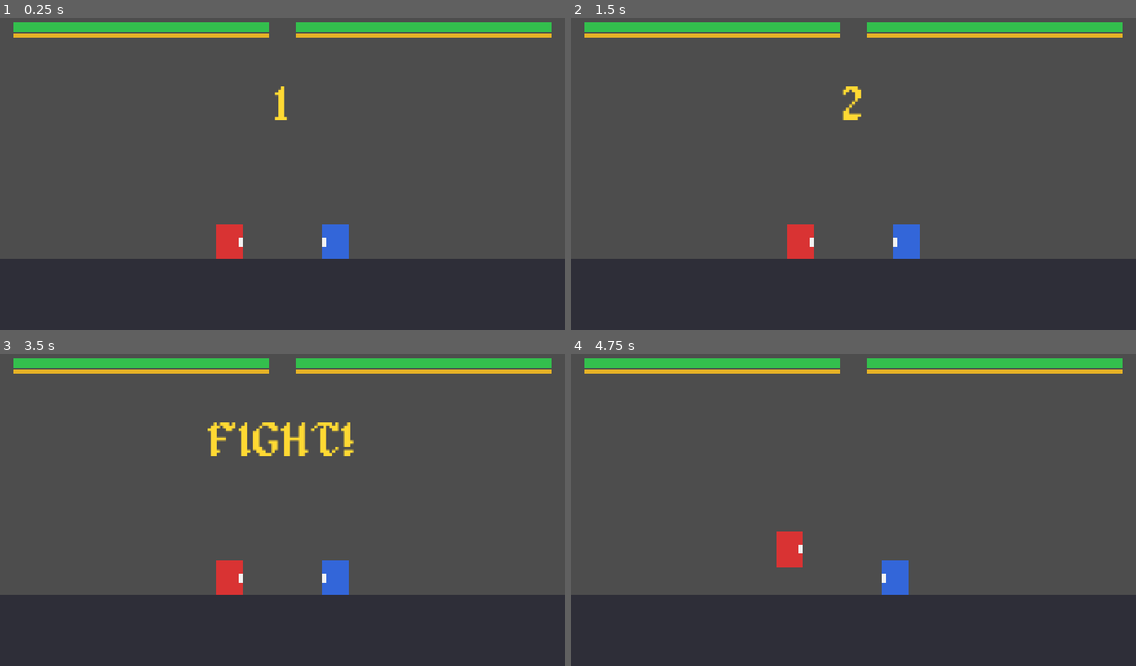
Above: before the commit, frames 1-4 (two rows, left to right).
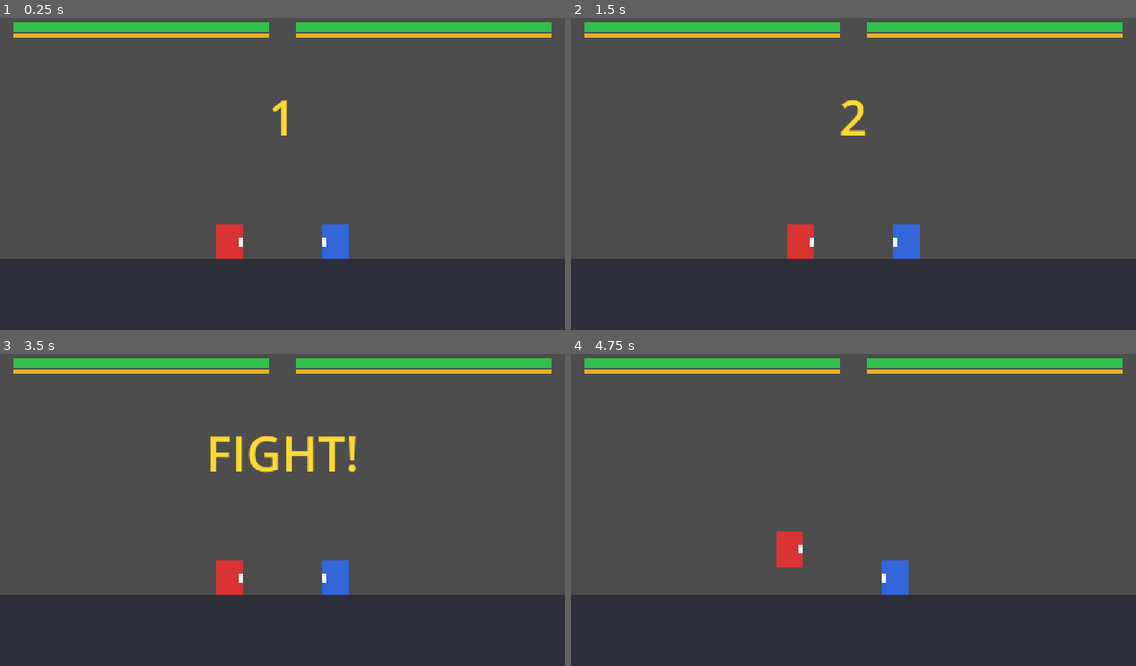
Above: after the commit, the same moments.

Repository: al5ina5/fighter
Game: Godot game, scene res://scenes/Battle.tscn
Two runs of this game, one before a commit and one after it. Both use one fixed random seed, a clock stepped at 60 frames per second and the inputs below.
Inputs (mouse positions are in pixels of both pictures, inside the frame that each line leads up to):
- Up to frame 1 (0.25 s): no input
- Up to frame 2 (1.5 s): tap Enter at 0.5 s; move the mouse to (977, 155) at 0.52 s; hold D (p1_move_right) from 0.53 s (still down); tap S (p1_block) at 0.6 s; click (977, 155) at 0.67 s; tap W (p1_jump) at 0.77 s; tap Space at 1.25 s; move the mouse to (740, 186) at 1.27 s; tap G (p1_heavy) at 1.35 s
- Up to frame 3 (3.5 s): tap W (p1_jump) at 1.52, 3.02 s; tap Enter at 2 s; move the mouse to (339, 438) at 2.02 s; release D (p1_move_right) at 2.03 s; hold A (p1_move_left) 2.03-2.78 s; tap F (p1_light) at 2.1 s; tap Space at 2.75 s; move the mouse to (254, 572) at 2.77 s; hold D (p1_move_right) from 2.78 s (still down); tap Down (p2_block) at 2.85 s; click (254, 572) at 2.92 s
- Up to frame 4 (4.75 s): move the mouse to (1023, 553) at 3.52 s; tap L (p2_heavy) at 3.6 s; tap W (p1_jump) at 3.77, 4.52 s; move the mouse to (684, 460) at 4.27 s; release D (p1_move_right) at 4.28 s; hold A (p1_move_left) from 4.28 s (still down); tap K (p2_light) at 4.35 s

The runs differ from the first frame. In frame 1, 0.2% of the frame differs, in the area x 48-51%, y 21-38%; in frame 2, 0.4%; in frame 3, 2.0%, in the area x 36-63%, y 21-39%; in frame 4, nothing differs.

Commit message:
Step 8: hurt pose tilt, per-hit hitstun, juggle damage scaling (no infinite combos)

Diff:
--- a/project.godot
+++ b/project.godot
@@ -26,10 +26,6 @@
 window/stretch/mode="canvas_items"
 window/stretch/aspect="expand"
 
-[gui]
-
-theme/custom_font="res://assets/fonts/alagard.ttf"
-
 [rendering]
 
 renderer/rendering_method="gl_compatibility"
--- a/scripts/Player.gd
+++ b/scripts/Player.gd
@@ -8,11 +8,11 @@
 
 const LIGHT := {
 	"windup": 0.10, "active": 0.10, "recovery": 0.20,
-	"damage": 5.0, "knockback": 160.0, "reach": Vector2(70, 80),
+	"damage": 5.0, "knockback": 160.0, "stun": 0.22, "reach": Vector2(70, 80),
 }
 const HEAVY := {
 	"windup": 0.35, "active": 0.12, "recovery": 0.35,
-	"damage": 12.0, "knockback": 300.0, "reach": Vector2(95, 95),
+	"damage": 12.0, "knockback": 300.0, "stun": 0.36, "reach": Vector2(95, 95),
 }
 
 signal died
@@ -39,6 +39,8 @@
 var attack_time := 0.0
 var hit_landed := false
 var input_locked := false
+var air_hits := 0
+var hurt_tilt := 0.0
 
 
 func _ready() -> void:
@@ -71,6 +73,8 @@
 				state = State.IDLE
 
 	visual.modulate = Color(0.7, 0.7, 1.0) if state == State.BLOCK else Color.WHITE
+	var tilt_target := hurt_tilt if state == State.HURT else 0.0
+	visual.rotation = lerpf(visual.rotation, tilt_target, delta * 12.0)
 	move_and_slide()
 	_update_flash(delta)
 
@@ -130,20 +134,28 @@
 		var victim := area.get_parent()
 		if victim is Player and victim != self:
 			hit_landed = true
-			victim.take_hit(attack.damage, global_position.x, attack.knockback)
-
-
-func take_hit(dmg: float, source_x: float, kb: float) -> void:
+			victim.take_hit(attack.damage, global_position.x, attack.knockback, attack.stun)
+
+
+func take_hit(dmg: float, source_x: float, kb: float, stun: float) -> void:
 	if state == State.BLOCK:
-		_blocked_hit(dmg, source_x, kb)
-		return
+		_blocked_hit(dmg, source_x, kb, stun)
+		return
+
+	if not is_on_floor():
+		air_hits += 1
+		dmg = dmg * maxf(0.3, 1.0 - 0.15 * air_hits)
+		print("juggled x", air_hits)
+	else:
+		air_hits = 0.0
 
 	health -= dmg
 	state = State.HURT
-	hurt_timer = 0.25
+	hurt_timer = stun
 	_set_hitbox(false)
 	var dir_away := 1.0 if global_position.x >= source_x else -1.0
 	velocity = Vector2(dir_away * kb, -130.0)
+	hurt_tilt = dir_away * 0.16
 	visual.self_modulate = Color(3.0, 3.0, 3.0)
 	flash_timer = 0.12
 	Effects.hitstop(0.05 if dmg <= 6.0 else 0.09)
@@ -156,7 +168,7 @@
 		emit_signal("died")
 
 
-func _blocked_hit(dmg: float, source_x: float, kb: float) -> void:
+func _blocked_hit(dmg: float, source_x: float, kb: float, _stun: float) -> void:
 	health -= dmg * 0.15
 	guard -= dmg * 1.5
 	var dir_away := 1.0 if global_position.x >= source_x else -1.0
@@ -196,6 +208,9 @@
 	hurt_timer = 0.0
 	flash_timer = 0.0
 	input_locked = true
+	air_hits = 0.0
+	hurt_tilt = 0.0
+	visual.rotation = 0.0
 	_set_hitbox(false)
 	visual.self_modulate = Color.WHITE
 	visual.modulate = Color.WHITE
